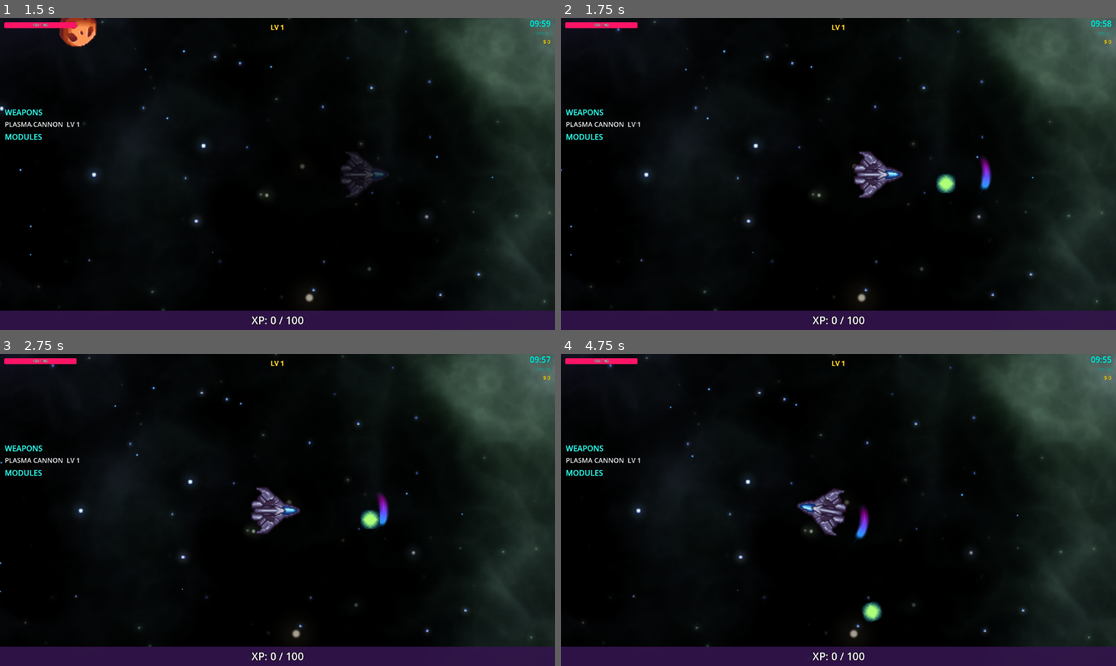
Above: before the commit, frames 1-4 (two rows, left to right).
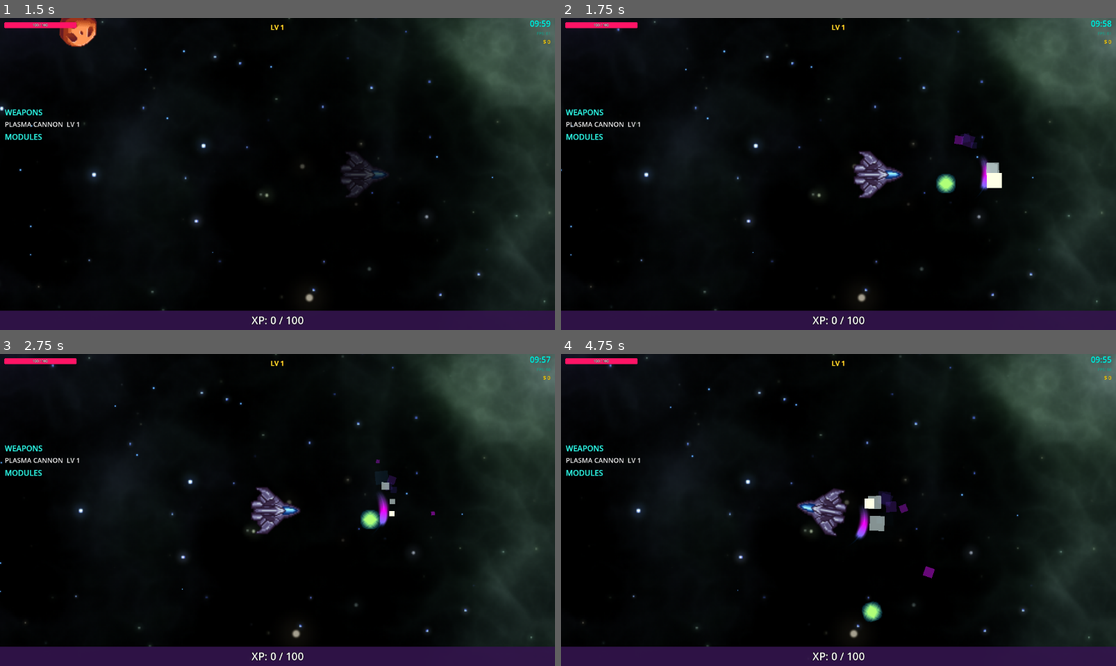
Above: after the commit, the same moments.

Repository: chalkbluffone/voidrift
Game: Godot game, scene res://scenes/ui/main_menu.tscn
Same seed, same stepped clock (60 frames per second), same inputs: the game is played once before the commit and once after it.
Inputs (mouse positions are in pixels of both pictures, inside the frame that each line leads up to):
- Up to frame 1 (1.5 s): click "▶ Play" at 0.5 s; tap Enter (ui_accept) at 1.25 s; move the mouse to (399, 158) at 1.27 s; hold Right (ui_right) from 1.28 s (still down); hold Space (phase_shift) from 1.28 s (still down); click (399, 158) at 1.42 s
- Up to frame 2 (1.75 s): keep holding Right (ui_right); keep holding Space (phase_shift); tap Enter (ui_accept) at 1.52 s
- Up to frame 3 (2.75 s): release Right (ui_right) at 2 s; release Space (phase_shift) at 2 s; drag from (166, 525) to (299, 510) at 2.02 s
- Up to frame 4 (4.75 s): move the mouse to (894, 441) at 2.77 s; hold Right (ui_right) 2.78-3.5 s; tap 2 at 2.85 s; drag from (810, 572) to (672, 463) at 3.52 s; move the mouse to (1005, 556) at 4.27 s; hold Left (ui_left) from 4.28 s (still down); tap R at 4.35 s; tap Enter (ui_accept) at 4.52 s

Frame 1 is identical in both runs. In frame 2, 0.4% of the frame differs, in the area x 70-80%, y 36-55%; in frame 3, 0.3%; in frame 4, 0.6%, in the area x 53-68%, y 44-72%.

Commit message:
Add visual effects and particle parameters to Radiant Arc

Diff:
--- a/effects/radiant_arc/custom_arc_config.tres
+++ b/effects/radiant_arc/custom_arc_config.tres
@@ -18,3 +18,10 @@
 glow_strength = 3.0
 core_strength = 1.2
 uv_scroll_speed = 3.0
+particles_enabled = true
+particles_amount = 25
+particles_size = 4.0
+particles_speed = 40.0
+particles_lifetime = 0.5
+particles_spread = 0.3
+particles_color = Color(1, 1, 1, 0.8)
--- a/effects/radiant_arc/default_radiant_arc_config.tres
+++ b/effects/radiant_arc/default_radiant_arc_config.tres
@@ -20,3 +20,10 @@
 rotation_offset_deg = 0.0
 seed_offset = 0.0
 damage = 25.0
+particles_enabled = true
+particles_amount = 20
+particles_size = 3.0
+particles_speed = 30.0
+particles_lifetime = 0.4
+particles_spread = 0.3
+particles_color = Color(1, 1, 1, 0.8)
--- a/effects/radiant_arc/radiant_arc.gd
+++ b/effects/radiant_arc/radiant_arc.gd
@@ -34,10 +34,31 @@
 @export var noise_strength: float = 0.3
 @export var uv_scroll_speed: float = 3.0
 
+# Visual Effects
+@export var chromatic_aberration: float = 0.0  # 0 = off, 0.5 = subtle, 1.0+ = intense
+@export var pulse_strength: float = 0.0  # 0 = off, 0.5 = subtle, 1.0 = intense
+@export var pulse_speed: float = 8.0  # Pulses per second
+@export var electric_strength: float = 0.0  # 0 = off, 0.5 = subtle, 1.0 = intense
+@export var electric_frequency: float = 20.0  # Higher = finer detail
+@export var electric_speed: float = 15.0  # Animation speed
+@export var gradient_offset: float = 0.0  # Rotates gradient around arc (-1 to 1)
+
 # Control parameters
 @export var rotation_offset_deg: float = 0.0
 @export var seed_offset: float = 0.0
 @export var damage: float = 25.0  # Damage dealt to enemies
+
+# Particle parameters
+@export var particles_enabled: bool = true
+@export var particles_amount: int = 20
+@export var particles_size: float = 3.0
+@export var particles_speed: float = 30.0
+@export var particles_lifetime: float = 0.4
+@export var particles_spread: float = 0.3
+@export var particles_drag: float = 1.0  # How quickly sparks slow down (0-2)
+@export var particles_outward: float = 0.7  # How much sparks shoot outward vs backward (0-1)
+@export var particles_radius: float = 1.0  # Where sparks spawn: 0 = inner edge, 0.5 = middle, 1 = outer edge
+@export var particles_color: Color = Color(1.0, 1.0, 1.0, 0.8)
 
 # Movement tracking - arc follows source's movement direction
 var _follow_source: Node2D = null  # Reference to player/ship to track movement
@@ -54,6 +75,9 @@
 var _debug_draw: bool = false
 var _debug_circles: Array[Node2D] = []  # Debug circles for each hitbox
 var _blade_debug: Node2D = null  # Debug for blade capsule
+
+# Particles - using CPUParticles2D for more natural randomness
+var _particles: CPUParticles2D = null
 
 # Internal state
 var _elapsed: float = 0.0
@@ -101,6 +125,9 @@
 	_generate_arc_mesh()
 	# Defer hitbox creation to ensure physics system is ready
 	call_deferred("_create_hitbox")
+	# Create particles
+	if particles_enabled:
+		_create_particles()
 	_update_shader_uniforms()
 
 
@@ -152,6 +179,149 @@
 
 	# Connect signal for hit detection
 	_hitbox.area_entered.connect(_on_hitbox_area_entered)
+
+
+
+func _create_particles() -> void:
+	"""Create a CPU particle system that emits along the visible arc."""
+	_particles = CPUParticles2D.new()
+	_particles.amount = particles_amount
+	_particles.lifetime = particles_lifetime
+	_particles.one_shot = false
+	_particles.explosiveness = 0.0
+	_particles.randomness = 1.0
+	_particles.emitting = false  # We control when to emit
+
+	# Use DIRECTED_POINTS so each emission point can have its own direction (outward from arc)
+	_particles.emission_shape = CPUParticles2D.EMISSION_SHAPE_DIRECTED_POINTS
+	# Start with dummy points, will be updated in _update_particles
+	_particles.emission_points = PackedVector2Array([Vector2(100, 0)])  # Far away default
+	_particles.emission_normals = PackedVector2Array([Vector2(1, 0)])
+
+	# Spread around the normal direction
+	_particles.spread = 20.0 + particles_spread * 70.0
+
+	# Velocity
+	_particles.initial_velocity_min = particles_speed * 0.5
+	_particles.initial_velocity_max = particles_speed * 2.0
+
+	# Drag
+	var drag_multiplier = clamp(particles_drag, 0.0, 2.0)
+	_particles.damping_min = 30.0 * drag_multiplier
+	_particles.damping_max = 120.0 * drag_multiplier
+
+	# Scale with variation
+	_particles.scale_amount_min = particles_size * 0.3
+	_particles.scale_amount_max = particles_size * 1.2
+
+	# Scale curve - shrink over lifetime
+	var scale_curve = Curve.new()
+	scale_curve.add_point(Vector2(0.0, 1.0))
+	scale_curve.add_point(Vector2(0.4, 0.6))
+	scale_curve.add_point(Vector2(1.0, 0.0))
+	_particles.scale_amount_curve = scale_curve
+
+	# Angular velocity for tumbling
+	_particles.angular_velocity_min = -180.0
+	_particles.angular_velocity_max = 180.0
+
+	# No gravity
+	_particles.gravity = Vector2.ZERO
+
+	# Color gradient
+	var color_ramp = Gradient.new()
+	var use_arc_colors = particles_color == Color(1.0, 1.0, 1.0, 0.8) or particles_color.is_equal_approx(Color.WHITE)
+	if use_arc_colors:
+		color_ramp.set_color(0, Color(1.0, 1.0, 0.9, 1.0))
+		color_ramp.add_point(0.15, Color(color_a.r, color_a.g, color_a.b, 1.0))
+		color_ramp.add_point(0.5, Color(color_b.r, color_b.g, color_b.b, 0.7))
+		color_ramp.set_color(1, Color(color_c.r * 0.5, color_c.g * 0.5, color_c.b * 0.5, 0.0))
+	else:
+		var bright = Color(min(particles_color.r + 0.4, 1.0), min(particles_color.g + 0.4, 1.0), min(particles_color.b + 0.3, 1.0), 1.0)
+		color_ramp.set_color(0, bright)
+		color_ramp.add_point(0.2, particles_color)
+		color_ramp.set_color(1, Color(particles_color.r * 0.3, particles_color.g * 0.3, particles_color.b * 0.3, 0.0))
+	_particles.color_ramp = color_ramp
+
+	# Simple square texture
+	var pixel_img = Image.create(4, 4, false, Image.FORMAT_RGBA8)
+	pixel_img.fill(Color.WHITE)
+	_particles.texture = ImageTexture.create_from_image(pixel_img)
+
+	add_child(_particles)
+
+
+func _update_particles(sweep_progress: float, alpha: float) -> void:
+	"""Update particle emission points along the visible arc region."""
+	if not _particles:
+		return
+
+	var arc_rad = deg_to_rad(arc_angle_deg)
+	var sweep_edge = sweep_progress * 1.8
+	var tail_length = 0.5
+
+	# Only emit during active sweep
+	var should_emit = sweep_edge > 0.0 and sweep_edge <= 1.3
+	_particles.emitting = should_emit
+	_particles.modulate.a = alpha
+
+	if not should_emit:
+		# Move emission point far away when not emitting to prevent stray particles
+		_particles.emission_points = PackedVector2Array([Vector2(9999, 9999)])
+		_particles.emission_normals = PackedVector2Array([Vector2(1, 0)])
+		return
+
+	# Generate random emission points along the VISIBLE portion of the arc
+	var emission_points = PackedVector2Array()
+	var emission_normals = PackedVector2Array()
+	@warning_ignore("integer_division")
+	var num_points: int = maxi(8, particles_amount / 2)
+
+	for i in range(num_points):
+		# Random position along the arc (0 to 1)
+		var t = randf()
+
+		# Check if this position is currently visible (same logic as collision bubbles)
+		var dist_from_edge = sweep_edge - t
+		var point_visible = dist_from_edge >= 0.0 and dist_from_edge <= tail_length
+
+		if not point_visible:
+			continue
+
+		# Calculate angle and position on the arc
+		var angle = -arc_rad * 0.5 + arc_rad * t
+
+		# Random radius between inner and outer edge based on particles_radius
+		var base_r = radius + thickness * clamp(particles_radius, 0.0, 1.0)
+		var r_variation = thickness * 0.3 * (randf() * 2.0 - 1.0)
+		var spawn_r = (base_r + r_variation) * length_scale
+		spawn_r = clamp(spawn_r, radius * length_scale, (radius + thickness) * length_scale)
+
+		# Direction vector (radially outward from arc center)
+		var dir = Vector2(cos(angle), sin(angle))
+		var pos = dir * spawn_r + Vector2(distance, 0.0)
+
+		emission_points.append(pos)
+
+		# Normal = direction particles should fly
+		# Mix of outward (radial) and backward (opposite to sweep direction)
+		# Tangent direction (perpendicular to radial, in sweep direction) is (-sin, cos)
+		var tangent = Vector2(-sin(angle), cos(angle))
+		var outward_ratio = clamp(particles_outward, 0.0, 1.0)
+		var normal = (dir * outward_ratio - tangent * (1.0 - outward_ratio)).normalized()
+		emission_normals.append(normal)
+
+	# Need at least one point - put it on the visible arc
+	if emission_points.is_empty():
+		var t = clamp(sweep_edge - tail_length * 0.5, 0.0, 1.0)
+		var angle = -arc_rad * 0.5 + arc_rad * t
+		var dir = Vector2(cos(angle), sin(angle))
+		var spawn_r = (radius + thickness * particles_radius) * length_scale
+		emission_points.append(dir * spawn_r + Vector2(distance, 0.0))
+		emission_normals.append(dir)
+
+	_particles.emission_points = emission_points
+	_particles.emission_normals = emission_normals
 
 
 func _update_hitbox_position(sweep_progress: float) -> void:
@@ -519,6 +689,9 @@
 	# Update hitbox position to follow the sweep
 	_update_hitbox_position(sweep_progress)
 
+	# Update particles - constrain emission to the current sweep angle
+	_update_particles(sweep_progress, alpha)
+
 	_shader_material.set_shader_parameter("color_a", color_a)
 	_shader_material.set_shader_parameter("color_b", color_b)
 	_shader_material.set_shader_parameter("color_c", color_c)
@@ -530,6 +703,13 @@
 	_shader_material.set_shader_parameter("alpha", alpha)
 	_shader_material.set_shader_parameter("sweep_progress", sweep_progress)
 	_shader_material.set_shader_parameter("seed_offset", seed_offset)
+	_shader_material.set_shader_parameter("chromatic_aberration", chromatic_aberration)
+	_shader_material.set_shader_parameter("pulse_strength", pulse_strength)
+	_shader_material.set_shader_parameter("pulse_speed", pulse_speed)
+	_shader_material.set_shader_parameter("electric_strength", electric_strength)
+	_shader_material.set_shader_parameter("electric_frequency", electric_frequency)
+	_shader_material.set_shader_parameter("electric_speed", electric_speed)
+	_shader_material.set_shader_parameter("gradient_offset", gradient_offset)
 
 
 func setup(params: Dictionary) -> RadiantArc:
@@ -542,6 +722,7 @@
 	- distance, speed, duration, fade_in, fade_out
 	- color_a, color_b, color_c, glow_strength, core_strength
 	- noise_strength, uv_scroll_speed, rotation_offset_deg, seed_offset
+	- particles_enabled, particles_amount, particles_size, etc.
 	"""
 	for key in params:
 		if key in self:
@@ -550,8 +731,22 @@
 	if is_node_ready():
 		_generate_arc_mesh()
 		_update_shader_uniforms()
+		# Recreate particles with new settings
+		_recreate_particles()
 
 	return self
+
+
+func _recreate_particles() -> void:
+	"""Recreate the particle system with current settings."""
+	# Remove old particles
+	if _particles:
+		_particles.queue_free()
+		_particles = null
+
+	# Create new particles if enabled
+	if particles_enabled:
+		_create_particles()
 
 
 func set_direction(direction: Vector2) -> RadiantArc:
--- a/effects/radiant_arc/radiant_arc.gdshader
+++ b/effects/radiant_arc/radiant_arc.gdshader
@@ -16,6 +16,21 @@
 uniform float sweep_progress = 1.0;  // Arc sweep from 0 to 1
 uniform float seed_offset = 0.0;  // Randomizes noise pattern per arc instance
 
+// Chromatic Aberration
+uniform float chromatic_aberration = 0.0;  // 0 = off, 0.5 = subtle, 1.0+ = intense
+
+// Pulsing/Flickering
+uniform float pulse_strength = 0.0;  // 0 = off, 0.5 = subtle, 1.0 = intense
+uniform float pulse_speed = 8.0;  // Pulses per second
+
+// Electric Arcs
+uniform float electric_strength = 0.0;  // 0 = off, 0.5 = subtle, 1.0 = intense
+uniform float electric_frequency = 20.0;  // Higher = finer detail
+uniform float electric_speed = 15.0;  // Animation speed
+
+// Gradient Control
+uniform float gradient_offset = 0.0;  // Rotates gradient around arc (-1 to 1)
+
 // Simple noise function
 float hash(vec2 p) {
 	return fract(sin(dot(p + vec2(seed_offset), vec2(12.9898, 78.233))) * 43758.5453);
@@ -36,80 +51,163 @@
 	return mix(nx0, nx1, f.y);
 }
 
-// 3-color gradient: A (0-33%), B (33-66%), C (66-100%)
+// High-frequency noise for electric arcs
+float electric_noise(vec2 p, float time) {
+	float n1 = noise(p * electric_frequency + vec2(time * electric_speed, 0.0));
+	float n2 = noise(p * electric_frequency * 2.3 + vec2(0.0, time * electric_speed * 1.7));
+	float n3 = noise(p * electric_frequency * 4.1 + vec2(time * electric_speed * 0.8, time * electric_speed));
+	float combined = n1 * 0.5 + n2 * 0.3 + n3 * 0.2;
+	return pow(combined, 0.5) * 2.0 - 0.5;
+}
+
+// 3-color gradient with adjusted distribution to compensate for taper/fade
+// Color A gets more UV space (tail fades), Color C gets more (tip tapers)
 vec3 get_gradient_color(float t) {
-	if (t < 0.333) {
+	// Apply gradient offset to rotate colors around arc
+	float u = t + gradient_offset;
+	u = u - floor(u);  // Manual fract for wrapping
+
+	// Adjusted bands: A=0-50%, B=50-80%, C=80-100%
+	if (u < 0.50) {
 		// Color A to Color B transition
-		float local_t = t / 0.333;
+		float local_t = u / 0.50;
 		return mix(color_a.rgb, color_b.rgb, local_t);
-	} else if (t < 0.666) {
+	} else if (u < 0.80) {
 		// Color B to Color C transition
-		float local_t = (t - 0.333) / 0.333;
+		float local_t = (u - 0.50) / 0.30;
 		return mix(color_b.rgb, color_c.rgb, local_t);
 	} else {
-		// Color C stays
+		// Color C
 		return color_c.rgb;
 	}
 }
 
 void fragment() {
-	// UV.x = Progress along arc (0..1) - 0 is starting tip, 1 is ending tip
-	// UV.y = Thickness (0=outer, 1=inner)
+	float time = progress;
 
 	// Apply noise distortion to UV for organic edge
-	float noise_val = noise(UV * 8.0 + vec2(progress * uv_scroll_speed, 0.0));
+	float noise_val = noise(UV * 8.0 + vec2(time * uv_scroll_speed, 0.0));
 	vec2 distorted_uv = UV;
 	distorted_uv.y += (noise_val - 0.5) * noise_strength * 0.2;
 
-	// Create a "beam" profile across the V axis (Thickness)
-	// Peak at 0.5 (center of thickness), fade to 0 at edges
-	float beam_profile = 1.0 - abs(distorted_uv.y - 0.5) * 2.0;
-	beam_profile = pow(max(beam_profile, 0.0), 1.5); // Smooth rounding
+	// Apply electric noise for jagged edges
+	if (electric_strength > 0.0) {
+		float electric = electric_noise(UV, time);
+		distorted_uv.y += electric * electric_strength * 0.15;
+	}
+
+	// CHROMATIC ABERRATION: Calculate separate beam profiles for R, G, B
+	float aberration_offset = chromatic_aberration * 0.08;
+
+	// Offset UVs for each color channel
+	vec2 uv_r = distorted_uv + vec2(-aberration_offset, -aberration_offset * 0.5);
+	vec2 uv_g = distorted_uv;
+	vec2 uv_b = distorted_uv + vec2(aberration_offset, aberration_offset * 0.5);
+
+	// Create beam profiles for each channel
+	float beam_r = 1.0 - abs(uv_r.y - 0.5) * 2.0;
+	beam_r = pow(max(beam_r, 0.0), 1.5);
+
+	float beam_g = 1.0 - abs(uv_g.y - 0.5) * 2.0;
+	beam_g = pow(max(beam_g, 0.0), 1.5);
+
+	float beam_b = 1.0 - abs(uv_b.y - 0.5) * 2.0;
+	beam_b = pow(max(beam_b, 0.0), 1.5);
+
+	// Use center beam for main calculations
+	float beam_profile = beam_g;
 
 	// COUNTER-CLOCKWISE SWEEP ANIMATION
-	float sweep_edge = sweep_progress * 1.8; // Extended range for full tail exit
-
-	// Distance from current pixel to the leading edge
+	float sweep_edge = sweep_progress * 1.8;
 	float dist_from_edge = sweep_edge - UV.x;
 
-	// WISPY TAIL: Gradual fade from leading edge back
+	// WISPY TAIL
 	float tail_length = 0.5;
 	float tail_fade = 1.0 - smoothstep(0.0, tail_length, dist_from_edge);
-	tail_fade = pow(tail_fade, 0.7); // Softer falloff for wispy look
-
-	// WISPY TIP: Fade the leading edge to transparency as it reaches the end
-	float tip_wisp = smoothstep(1.0, 0.5, UV.x); // Start fading at 50%
-	tip_wisp = pow(tip_wisp, 1.5); // Accelerate the fade
+	tail_fade = pow(tail_fade, 0.7);
+
+	// WISPY TIP
+	float tip_wisp = smoothstep(1.0, 0.5, UV.x);
+	tip_wisp = pow(tip_wisp, 1.5);
 
 	// Leading edge glow
 	float leading_edge = smoothstep(0.2, 0.0, dist_from_edge) * smoothstep(-0.05, 0.03, dist_from_edge);
 	leading_edge *= tip_wisp;
 
-	// Soft reveal (no hard edge)
+	// Soft reveal
 	float revealed = smoothstep(-0.02, 0.08, dist_from_edge);
 
-	// 3-Color gradient along the arc
+	// PULSING: Modulate intensity over time
+	float pulse = 1.0;
+	if (pulse_strength > 0.0) {
+		float p1 = sin(time * pulse_speed * 6.28318) * 0.5 + 0.5;
+		float p2 = sin(time * pulse_speed * 6.28318 * 1.7 + 1.0) * 0.5 + 0.5;
+		float p3 = sin(time * pulse_speed * 6.28318 * 0.5 + 2.0) * 0.5 + 0.5;
+		float pulse_value = p1 * 0.5 + p2 * 0.3 + p3 * 0.2;
+		pulse = mix(1.0 - pulse_strength * 0.4, 1.0 + pulse_strength * 0.3, pulse_value);
+	}
+
+	// Get base gradient color
 	vec3 base_color = get_gradient_color(UV.x);
 
-	// Slight brightness boost at leading edge
+	// ELECTRIC ARCS: Add bright electric highlights
+	if (electric_strength > 0.0) {
+		float electric = electric_noise(UV, time);
+		float electric_highlight = smoothstep(0.3, 0.8, electric) * electric_strength;
+		base_color = mix(base_color, vec3(1.0, 1.0, 0.9), electric_highlight * 0.5 * beam_profile);
+	}
+
+	// Brightness boost at leading edge
 	base_color = mix(base_color, vec3(1.0), leading_edge * 0.3);
 
-	// Define the core (bright center line) - controlled by core_strength
+	// Core line
 	float core = smoothstep(0.75, 1.0, beam_profile) * tip_wisp * core_strength;
 
-	// Define the main glow body
+	// Main glow body - calculate for each channel separately for chromatic aberration
+	float body_r = smoothstep(0.1, 0.7, beam_r);
+	float body_g = smoothstep(0.1, 0.7, beam_g);
+	float body_b = smoothstep(0.1, 0.7, beam_b);
 	float body = smoothstep(0.1, 0.7, beam_profile);
 
-	// Combine: body fades with tail, tip fades with wisp
-	float visibility = body * revealed * tail_fade * tip_wisp;
-	// Add leading edge glow
-	visibility += leading_edge * body * 0.8;
-	// Add subtle core
-	visibility += core * 0.3 * tail_fade;
-
-	// Final alpha - wisps should be more transparent overall
-	float final_alpha = visibility * alpha * glow_strength * 0.4;
-	final_alpha = clamp(final_alpha, 0.0, 1.0);
-
-	COLOR = vec4(base_color, final_alpha);
-}
+	// Combine visibility for each channel
+	float vis_base = revealed * tail_fade * tip_wisp;
+	float vis_r = body_r * vis_base + leading_edge * body_r * 0.8 + core * 0.3 * tail_fade;
+	float vis_g = body_g * vis_base + leading_edge * body_g * 0.8 + core * 0.3 * tail_fade;
+	float vis_b = body_b * vis_base + leading_edge * body_b * 0.8 + core * 0.3 * tail_fade;
+	float visibility = body * vis_base + leading_edge * body * 0.8 + core * 0.3 * tail_fade;
+
+	// Apply pulsing
+	vis_r *= pulse;
+	vis_g *= pulse;
+	vis_b *= pulse;
+	visibility *= pulse;
+
+	// CHROMATIC ABERRATION: Use separate visibilities per channel
+	vec3 final_color;
+	float final_alpha;
+	if (chromatic_aberration > 0.0) {
+		// Each channel gets its own visibility, creating color fringing at edges
+		float alpha_r = vis_r * alpha * glow_strength * 0.4;
+		float alpha_g = vis_g * alpha * glow_strength * 0.4;
+		float alpha_b = vis_b * alpha * glow_strength * 0.4;
+
+		final_color = vec3(
+			base_color.r * clamp(alpha_r, 0.0, 1.0),
+			base_color.g * clamp(alpha_g, 0.0, 1.0),
+			base_color.b * clamp(alpha_b, 0.0, 1.0)
+		);
+		final_alpha = max(max(alpha_r, alpha_g), alpha_b);
+		final_alpha = clamp(final_alpha, 0.0, 1.0);
+
+		// Normalize color by alpha to prevent darkening
+		if (final_alpha > 0.01) {
+			final_color /= final_alpha;
+		}
+	} else {
+		final_alpha = visibility * alpha * glow_strength * 0.4;
+		final_alpha = clamp(final_alpha, 0.0, 1.0);
+		final_color = base_color;
+	}
+
+	COLOR = vec4(final_color, final_alpha);
+}
--- a/effects/radiant_arc/radiant_arc_config.gd
+++ b/effects/radiant_arc/radiant_arc_config.gd
@@ -24,12 +24,32 @@
 @export var noise_strength: float = 0.3
 @export var uv_scroll_speed: float = 2.0
 
+# Visual Effects
+@export var chromatic_aberration: float = 0.0  # 0 = off, 0.5 = subtle, 1.0+ = intense
+@export var pulse_strength: float = 0.0  # 0 = off, 0.5 = subtle, 1.0 = intense
+@export var pulse_speed: float = 8.0  # Pulses per second
+@export var electric_strength: float = 0.0  # 0 = off, 0.5 = subtle, 1.0 = intense
+@export var electric_frequency: float = 20.0  # Higher = finer detail
+@export var electric_speed: float = 15.0  # Animation speed
+
 # Orientation
 @export var rotation_offset_deg: float = 0.0
 @export var seed_offset: float = 0.0
 
 # Combat
 @export var damage: float = 25.0
+
+# Particles
+@export var particles_enabled: bool = true
+@export var particles_amount: int = 20
+@export var particles_size: float = 3.0  # Pixel size
+@export var particles_speed: float = 30.0
+@export var particles_lifetime: float = 0.4
+@export var particles_spread: float = 0.3  # Angle spread of sparks (0-1)
+@export var particles_drag: float = 1.0  # How quickly sparks slow down (0-2)
+@export var particles_outward: float = 0.7  # How much sparks shoot outward vs backward (0-1)
+@export var particles_radius: float = 1.0  # Where sparks spawn: 0 = inner, 1 = outer edge
+@export var particles_color: Color = Color(1.0, 1.0, 1.0, 0.8)  # Tint (uses arc colors if white)
 
 
 func to_dict() -> Dictionary:
@@ -52,9 +72,25 @@
 		"core_strength": core_strength,
 		"noise_strength": noise_strength,
 		"uv_scroll_speed": uv_scroll_speed,
+		"chromatic_aberration": chromatic_aberration,
+		"pulse_strength": pulse_strength,
+		"pulse_speed": pulse_speed,
+		"electric_strength": electric_strength,
+		"electric_frequency": electric_frequency,
+		"electric_speed": electric_speed,
 		"rotation_offset_deg": rotation_offset_deg,
 		"seed_offset": seed_offset,
 		"damage": damage,
+		"particles_enabled": particles_enabled,
+		"particles_amount": particles_amount,
+		"particles_size": particles_size,
+		"particles_speed": particles_speed,
+		"particles_lifetime": particles_lifetime,
+		"particles_spread": particles_spread,
+		"particles_drag": particles_drag,
+		"particles_outward": particles_outward,
+		"particles_radius": particles_radius,
+		"particles_color": particles_color,
 	}
 
 
--- a/tools/weapon_test_lab/weapon_test_lab.gd
+++ b/tools/weapon_test_lab/weapon_test_lab.gd
@@ -247,9 +247,26 @@
 				"core_strength": 1.2,
 				"noise_strength": 0.3,
 				"uv_scroll_speed": 3.0,
+				"chromatic_aberration": 0.5,
+				"pulse_strength": 0.4,
+				"pulse_speed": 8.0,
+				"electric_strength": 0.5,
+				"electric_frequency": 20.0,
+				"electric_speed": 15.0,
+				"gradient_offset": 0.0,
 				"rotation_offset_deg": 0.0,
 				"seed_offset": 0.0,
 				"damage": 25.0,
+				"particles_enabled": true,
+				"particles_amount": 30,
+				"particles_size": 5.0,
+				"particles_speed": 100.0,
+				"particles_lifetime": 0.4,
+				"particles_spread": 0.5,
+				"particles_drag": 1.2,
+				"particles_outward": 0.6,
+				"particles_radius": 0.8,
+				"particles_color": Color(1.0, 1.0, 1.0, 0.8),
 			}
 		"plasma_cannon", "laser_array", "missile_pod":
 			return {
@@ -411,6 +428,13 @@
 			c.get("a", 1.0)
 		)
 
+	# Merge with defaults - this ensures new parameters added to the game
+	# get their default values even when loading old saves
+	var default_config = _get_default_config(weapon_id)
+	for key in default_config:
+		if not loaded_config.has(key):
+			loaded_config[key] = default_config[key]
+
 	_current_config = loaded_config
 
 	if ui_panel:
--- a/tools/weapon_test_lab/weapon_test_ui.gd
+++ b/tools/weapon_test_lab/weapon_test_ui.gd
@@ -468,6 +468,20 @@
 			return [0.0, 2.0, 0.05]
 		"uv_scroll_speed":
 			return [0.0, 10.0, 0.1]
+		"chromatic_aberration":
+			return [0.0, 2.0, 0.05]
+		"pulse_strength":
+			return [0.0, 1.0, 0.05]
+		"pulse_speed":
+			return [1.0, 30.0, 1.0]
+		"electric_strength":
+			return [0.0, 1.5, 0.05]
+		"electric_frequency":
+			return [5.0, 50.0, 1.0]
+		"electric_speed":
+			return [1.0, 30.0, 1.0]
+		"gradient_offset":
+			return [-1.0, 1.0, 0.05]
 		"rotation_offset_deg":
 			return [-180.0, 180.0, 5.0]
 		"seed_offset":
@@ -488,6 +502,23 @@
 			return [0.1, 10.0, 0.1]
 		"orbit_speed":
 			return [50.0, 500.0, 10.0]
+		# Particle settings
+		"particles_amount":
+			return [1, 100, 1]
+		"particles_size":
+			return [1.0, 20.0, 0.5]
+		"particles_speed":
+			return [10.0, 300.0, 5.0]
+		"particles_lifetime":
+			return [0.1, 2.0, 0.05]
+		"particles_spread":
+			return [0.0, 1.0, 0.05]
+		"particles_drag":
+			return [0.0, 2.0, 0.1]
+		"particles_outward":
+			return [0.0, 1.0, 0.05]
+		"particles_radius":
+			return [0.0, 1.0, 0.05]
 		_:
 			# Default ranges based on current value
 			if current_value is int:
Not shown, changed: debug_log.txt
Not shown, changed: copilot-instructions.md
